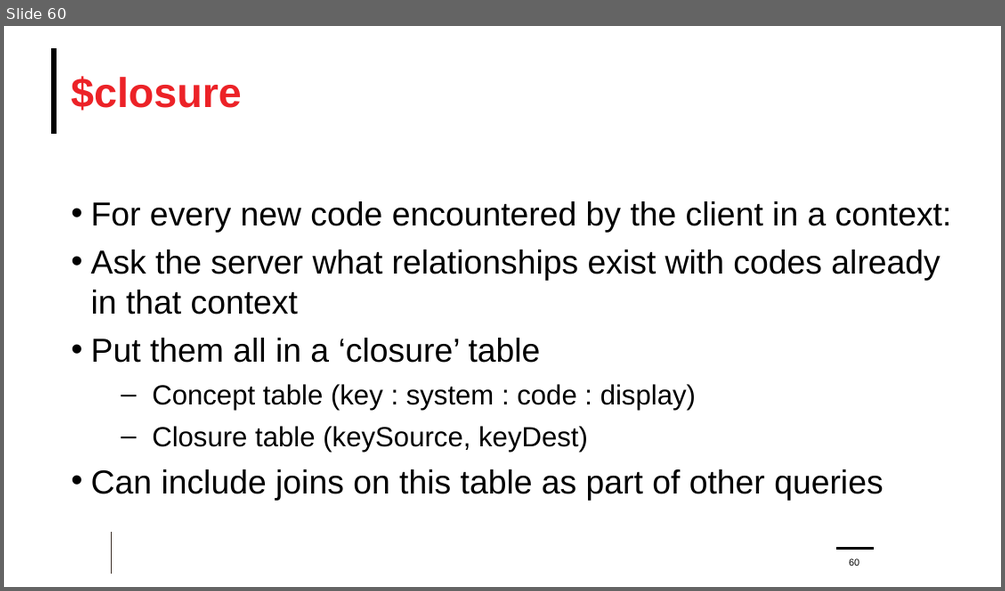
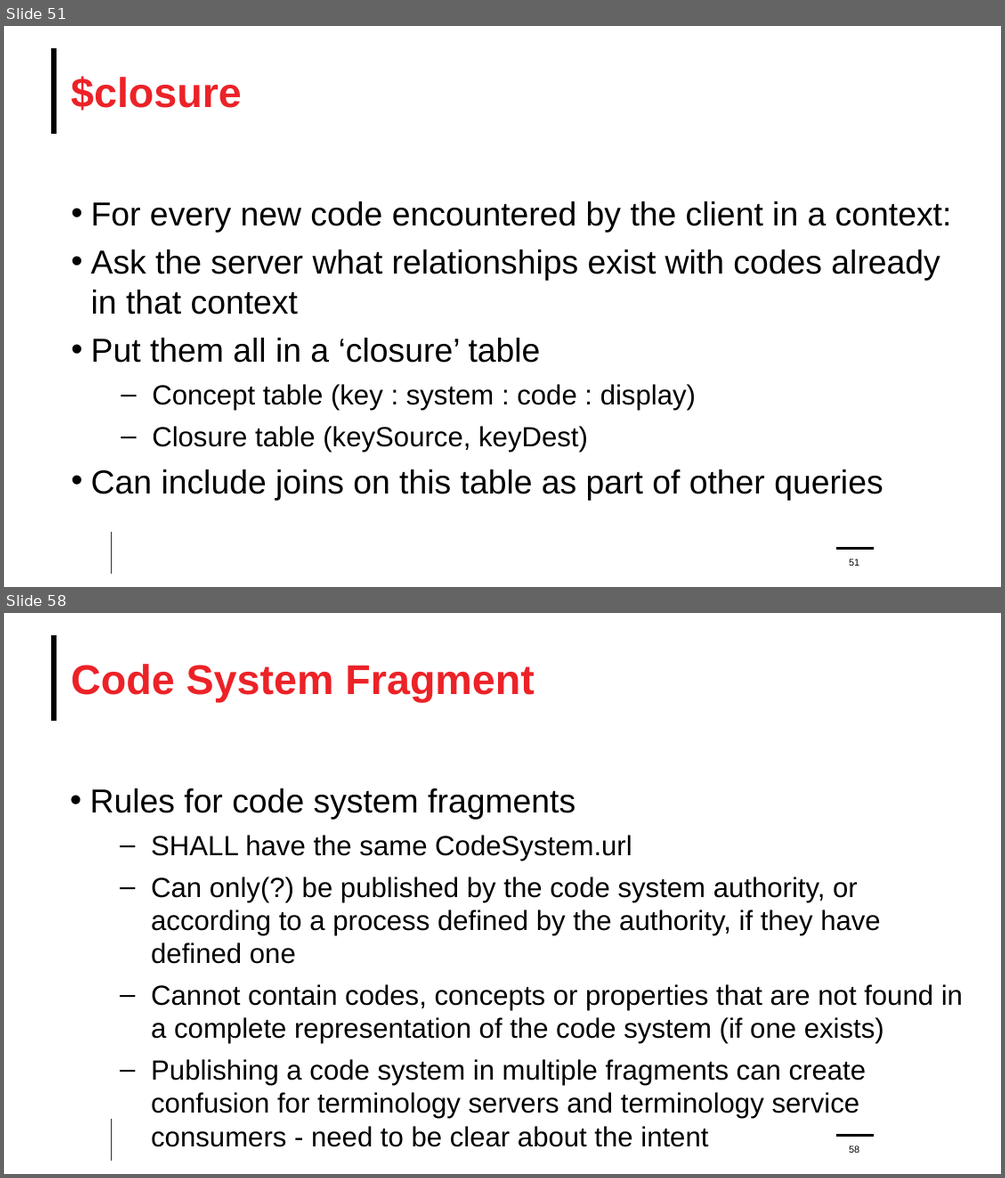
Before and after one commit to FHIR/documents, a slide deck: presentations/2021-11 Webinars/HL7 FHIR Terminology/FHIR-Terminology-Part-2-2021-12-01.pptx. Shown one above the other, each under a label of ours: slide 60 before the commit, slides 51 and 58 after it; the slides between them are not shown. The pictures are 1005x591 and 1005x1178 pixels, drawn with LibreOffice and Linux fonts; fonts in the diff are those of the drawing; background and template pictures are left out. Boxes give left, top, right and bottom in pixels: in the first picture for what was removed or moved away, otherwise in the second. Text is boxed around its words. In the diff, an @@ line names an element or a change of style, - is before the commit and + after.

```diff
--- a/presentations/2021-11 Webinars/HL7 FHIR Terminology/FHIR-Terminology-Part-2-2021-12-01.pptx
+++ b/presentations/2021-11 Webinars/HL7 FHIR Terminology/FHIR-Terminology-Part-2-2021-12-01.pptx
@@ slide 58 added at box(4, 613, 1001, 1174), background #FFFFFF; not listed: 3 template elements that a slide beside it also shows @@
@@ title added at box(71, 664, 534, 703), 30 pt, text #EC2227, bold @@
+Code System Fragment
@@ text added at box(90, 788, 963, 1147), 20 pt, text #000000 @@
+• Rules for code system fragments
+  – SHALL have the same CodeSystem.url
+  – Can only(?) be published by the code system authority, or according to a process defined by the authority, if they have defined one
+  – Cannot contain codes, concepts or properties that are not found in a complete representation of the code system (if one exists)
+  – Publishing a code system in multiple fragments can create confusion for terminology servers and terminology service consumers - need to be clear about the intent
@@ page number added at box(849, 1145, 859, 1152), 7 pt, text #000000 @@
+58
@@ what was slide 60 is now slide 51 @@
@@ page number at box(849, 558, 859, 565): text changed @@
-60
+51
```
Also in this commit, not shown: 14 slides changed, 6 other slides added, 2 slides removed.
